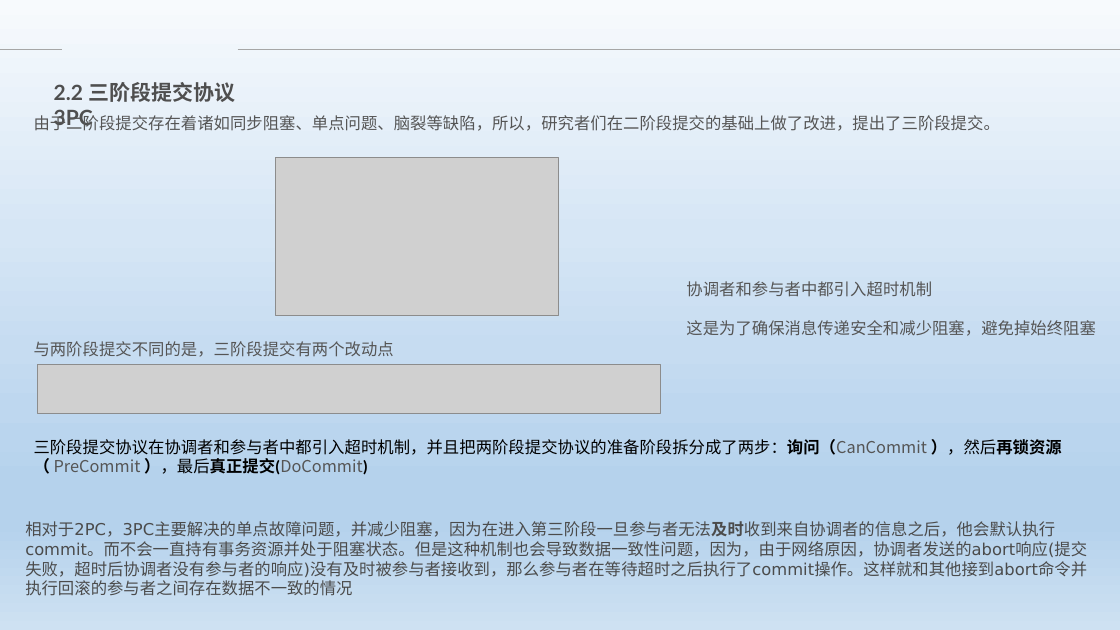
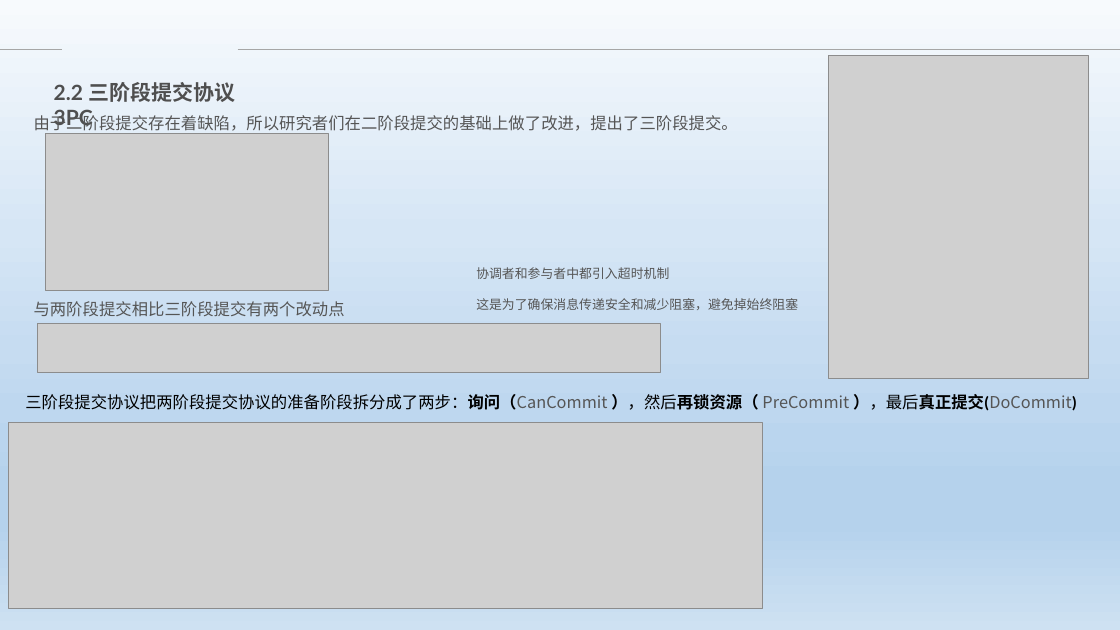
Before and after one commit to Heffie199/zhao_Note, a slide deck: slide 17 of 分布式事务的解决方案 .pptx. Drawn at 1120x630 pixels with LibreOffice and Linux fonts; fonts in the diff are those of the drawing; grey boxes stand for pictures; background and template pictures are left out. Boxes give left, top, right and bottom in pixels: in the first picture for what was removed or moved away, otherwise in the second. Text is boxed around its words. In the diff, an @@ line names an element or a change of style, - is before the commit and + after.

```diff
--- a/分布式事务的解决方案 .pptx
+++ b/分布式事务的解决方案 .pptx
@@ picture added at (828,55,1088,378) @@
@@ text at (34,112,738,134): text changed @@
-由于二阶段提交存在着诸如同步阻塞、单点问题、脑裂等缺陷，所以，研究者们在二阶段提交的基础上做了改进，提出了三阶段提交。
+由于二阶段提交存在着缺陷，所以研究者们在二阶段提交的基础上做了改进，提出了三阶段提交。
@@ picture: place and size @@
-picture at (276,158,558,315)
+picture at (45,133,328,290)
@@ text "协调者和参与者中都引入超时机制": place and size @@
-text "协调者和参与者中都引入超时机制" at (686,281,1095,336)
+text "协调者和参与者中都引入超时机制" at (476,267,798,310)
@@ text "协调者和参与者中都引入超时机制" at (476,267,798,310): size 14 to 11 pt @@
@@ text at (34,301,345,317): text changed @@
-与两阶段提交不同的是，三阶段提交有两个改动点
+与两阶段提交相比三阶段提交有两个改动点
@@ picture: place and size @@
-picture at (38,365,661,413)
+picture at (38,323,661,372)
@@ text at (25,394,1077,411): text changed @@
-三阶段提交协议在协调者和参与者中都引入超时机制，并且把两阶段提交协议的准备阶段拆分成了两步：询问（CanCommit ），然后再锁资源（ PreCommit ），最后真正提交(DoCommit)
+三阶段提交协议把两阶段提交协议的准备阶段拆分成了两步：询问（CanCommit ），然后再锁资源（ PreCommit ），最后真正提交(DoCommit)
@@ picture added at (9,423,764,608) @@
@@ text removed at (25,521,1087,577) @@
-相对于2PC，3PC主要解决的单点故障问题，并减少阻塞，因为在进入第三阶段一旦参与者无法及时收到来自协调者的信息之后，他会默认执行commit。而不会一直持有事务资源并处于阻塞状态。但是这种机制也会导致数据一致性问题，因为，由于网络原因，协调者发送的abort响应(提交失败，超时后协调者没有参与者的响应)没有及时被参与者接收到，那么参与者在等待超时之后执行了commit操作。这样就和其他接到abort命令并执行回滚的参与者之间存在数据不一致的情况
```
Also in this commit, not shown: 11 other slides changed, 1 slide removed.
